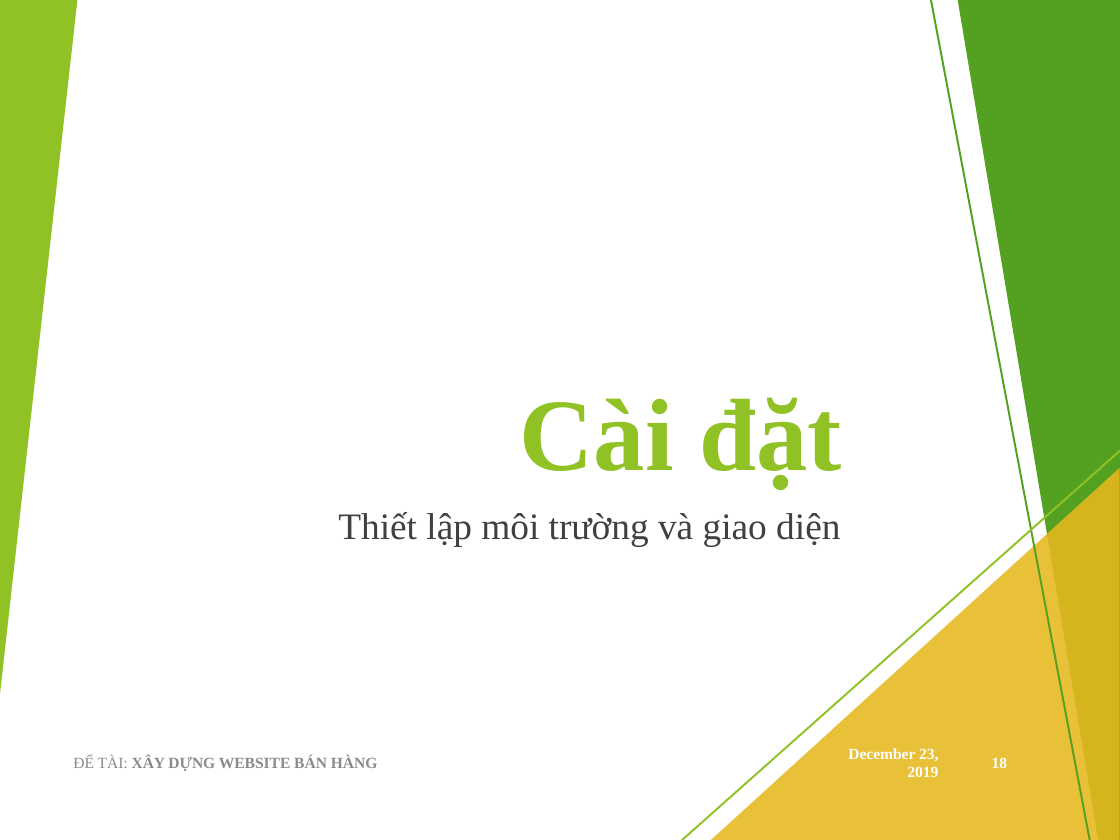
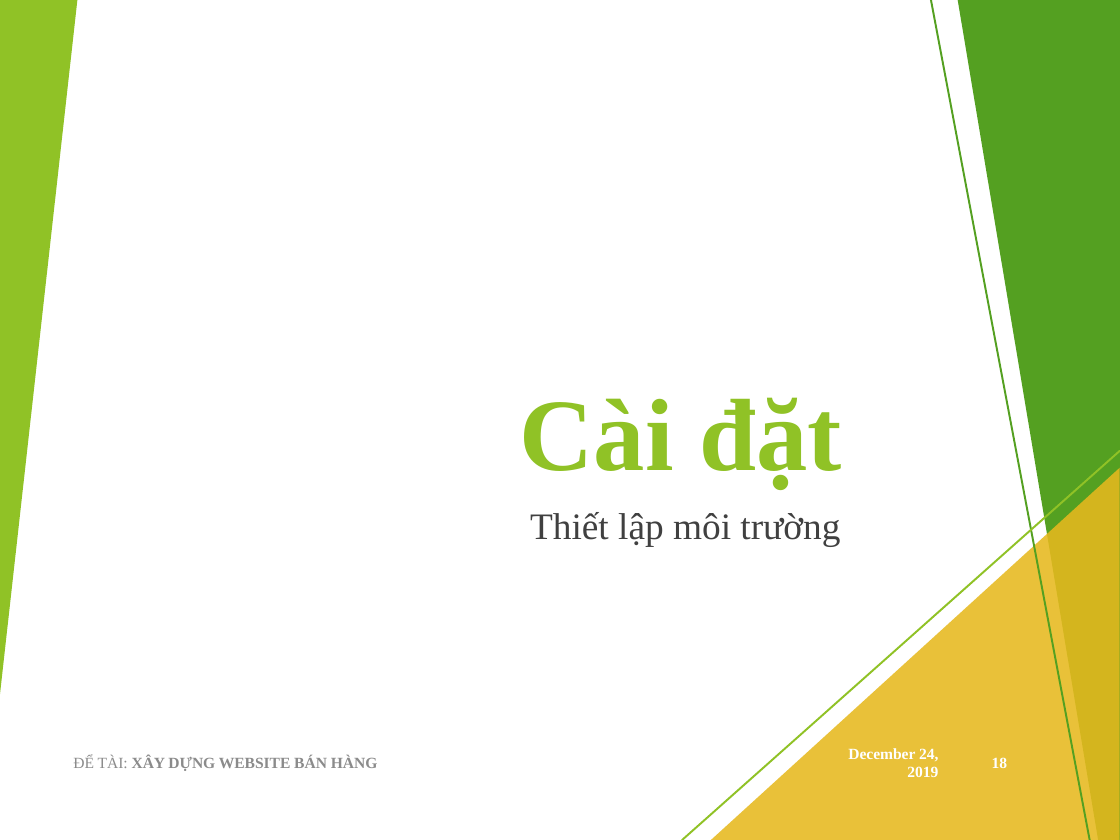
Before and after one commit to viet97/doandocs, a slide deck: slide 18 of DATN_Presentation.pptx. Drawn at 1120x840 pixels with LibreOffice and Linux fonts; fonts in the diff are those of the drawing. Boxes give left, top, right and bottom in pixels: in the first picture for what was removed or moved away, otherwise in the second. Text is boxed around its words. In the diff, an @@ line names an element or a change of style, - is before the commit and + after.

Commit message:
update

```diff
--- a/DATN_Presentation.pptx
+++ b/DATN_Presentation.pptx
@@ text at (530,512,840,546): text changed @@
-Thiết lập môi trường và giao diện
+Thiết lập môi trường
@@ text at (848,748,938,777): text changed @@
-December 23, 2019
+December 24, 2019
```
Also in this commit, not shown: 20 other slides changed.
